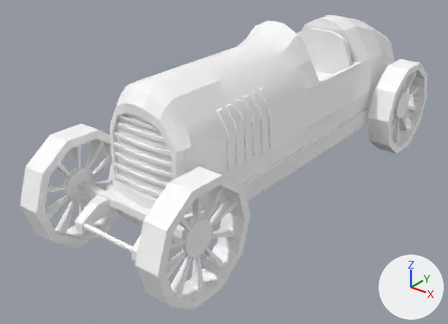
The FBX model Examen Game GMD4A/Assets/Art/Models/racing car/racing_car_1_car.fbx, before and after one commit.
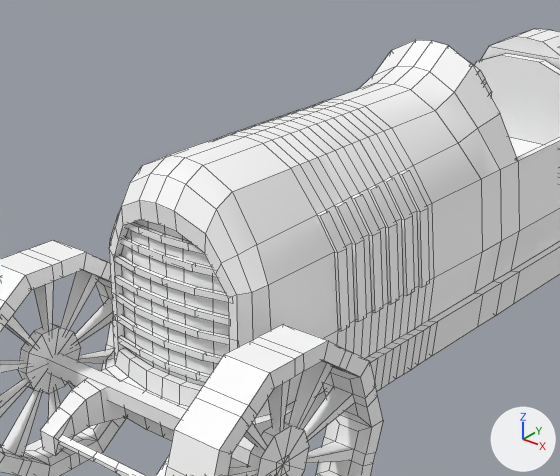
Each version appears first whole from a camera (50 mm lens) standing at (2.06, -3.19, 1.92) and looking at (-0.12, -0.46, 0.22), and next in a close-up on the part from 12% to 76% of the width and 0% to 76% of the height. Lighting does not change. The marker at lower right points along +X, +Y and +Z. The close-ups show mesh edges as thin lines. Where no turn or scale is listed for an object, it has been applied to the vertices.

The older version as bpy lines, for what is in view:
```python
me_mesh = bpy.data.meshes.new('Mesh')
me_mesh.from_pydata(...)  # 262 vertices, 270 faces; spans x -0.069..0.069, y -0.332..0.332, z -0.317..0.317
me_mesh.materials.append(mat_lambert3)  # its picture is missing
me_mesh_002 = bpy.data.meshes.new('Mesh.002')
me_mesh_002.from_pydata(...)  # 262 vertices, 270 faces; spans x -0.069..0.069, y -0.333..0.333, z -0.318..0.318
me_mesh_002.materials.append(mat_lambert3)  # its picture is missing
me_mesh_004 = bpy.data.meshes.new('Mesh.004')
me_mesh_004.from_pydata(...)  # 1075 vertices, 1057 faces; spans x -0.44..0.44, y -1.54..1.35, z 0.21..1.06
me_mesh_004.materials.append(mat_lambert3)  # its picture is missing
ob_car_racing_livery_1 = bpy.data.objects.new('Car_racing_livery_1', me_mesh_004)
ob_car_racing_livery_1.location = (0.0, 0.0, 0.0)
ob_wheel_front_left = bpy.data.objects.new('wheel_front_left', me_mesh)
ob_wheel_front_left.location = (0.421, -1.346, 0.324)
ob_wheel_front_right = bpy.data.objects.new('wheel_front_right', me_mesh_002)
ob_wheel_front_right.location = (-0.421, -1.346, 0.324)
```
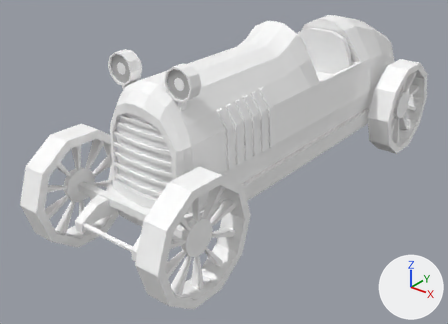
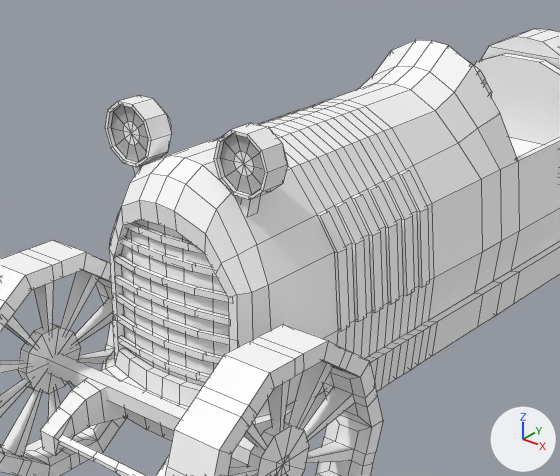
Diff of the bpy script that builds the scene:
```diff
--- a/Examen Game GMD4A/Assets/Art/Models/racing car/racing_car_1_car.fbx.py
+++ b/Examen Game GMD4A/Assets/Art/Models/racing car/racing_car_1_car.fbx.py
@@ mat_lambert4 @@
+mat_lambert4 = principled_material('lambert4')
+mat_lambert4.base_color = (0.5, 0.5, 0.5)  # grey #bcbcbc
@@ me_mesh_004 @@
 me_mesh_004.from_pydata(...)  # 1075 vertices, 1057 faces; spans x -0.44..0.44, y -1.54..1.35, z 0.21..1.06
 # used by ob_car_racing_livery_1; location = (0.0, 0.0, 0.0)
+# me_mesh_004 part 1: edges marked sharp go from 1217 to 1436
 me_mesh_004.materials.append(mat_lambert3)
@@ me_mesh_005 @@
+me_mesh_005.from_pydata(...)  # 148 vertices, 164 faces; spans x -0.279..0.279, y -0.059..0.059, z -0.137..0.137
+# faces by material slot: [144, 20]
+me_mesh_005.materials.append(mat_lambert3)  # its picture is missing
+me_mesh_005.materials.append(mat_lambert4)  # grey #bcbcbc
@@ ob_car_racing_lamp @@
+ob_car_racing_lamp = bpy.data.objects.new('Car_Racing_Lamp', me_mesh_005)
+ob_car_racing_lamp.location = (0.0, -1.141, 0.936)
```

Where the change shows, as pixel boxes (x1, y1, x2, y2) in the close-ups (560 x 476 px):
'Car_Racing_Lamp', added
    after: (105, 95, 288, 217)
    faces in mat_lambert3 (its picture is missing): (105, 95, 288, 217)
    faces in mat_lambert4 (grey #bcbcbc): (111, 105, 264, 195)
part 1 of me_mesh_004, shading changed
    both: (40, 29, 560, 476)
